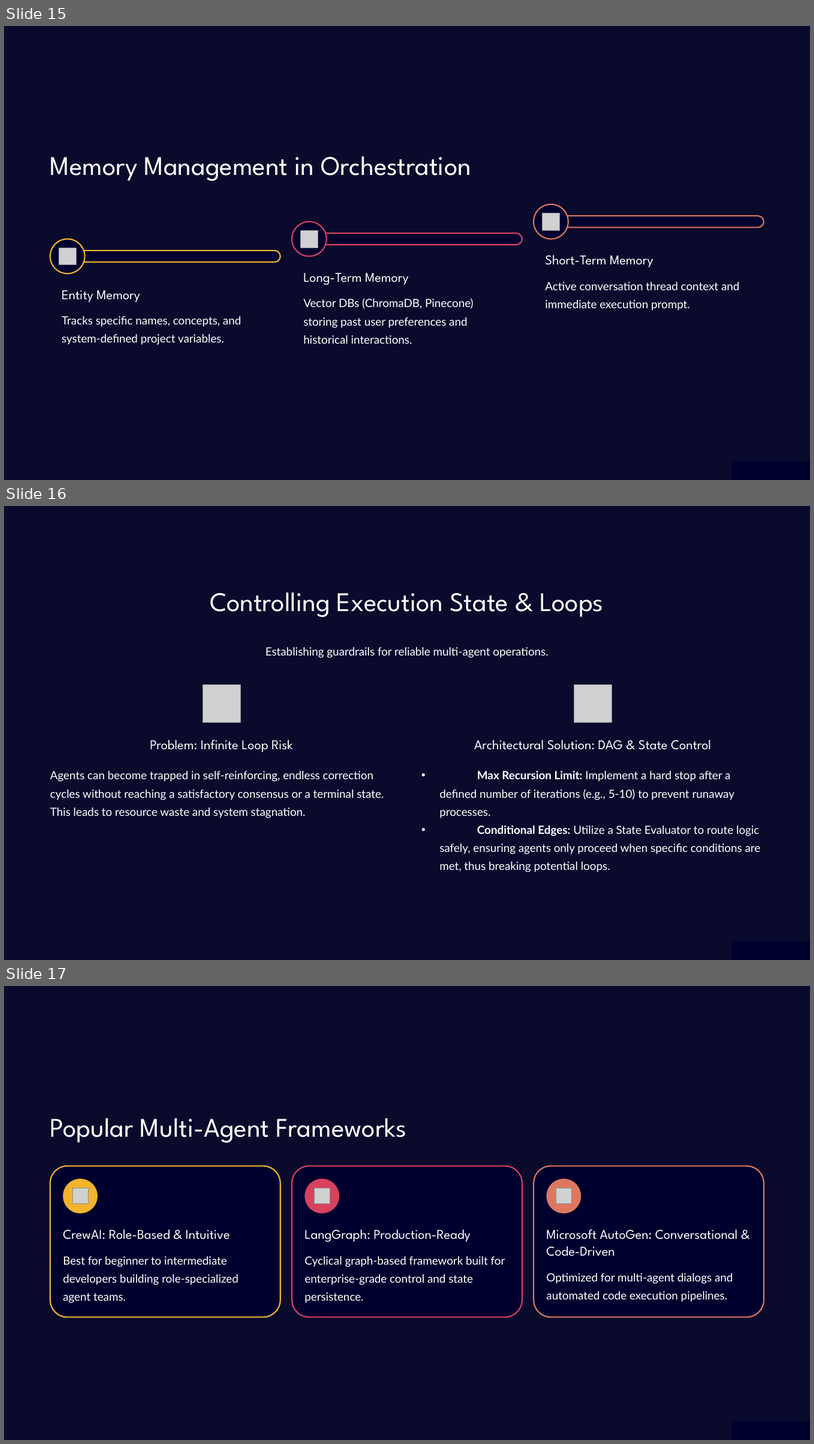
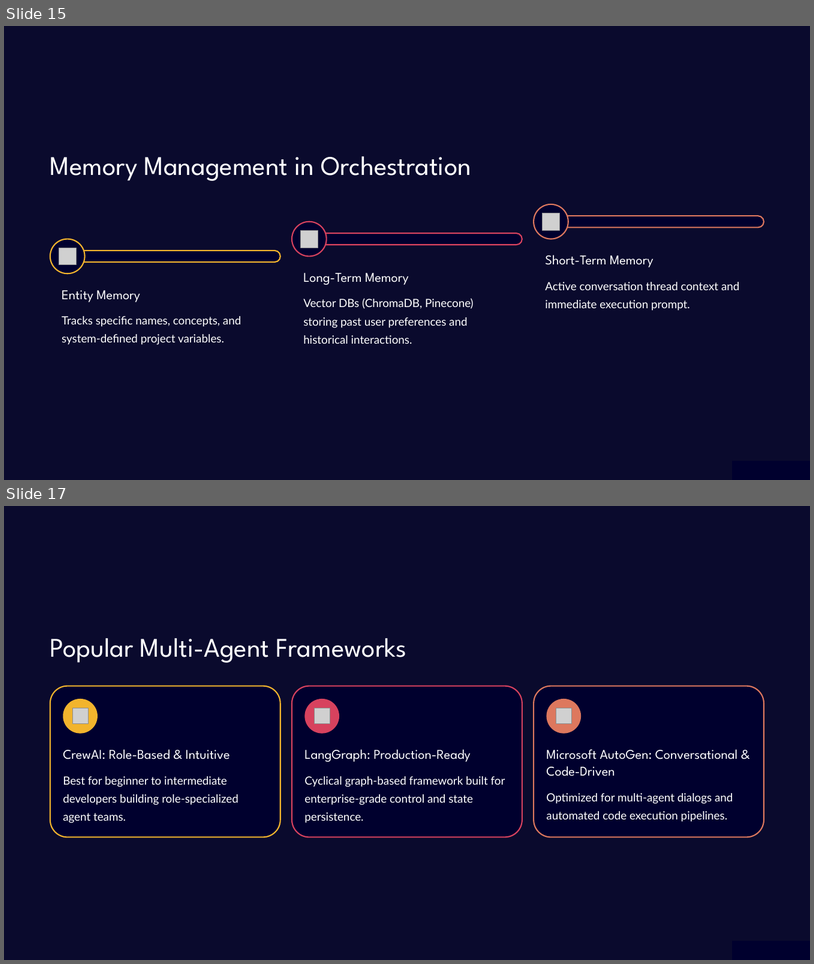
Before and after one commit to NadaNaguib/hr-screening-copilot, a slide deck: teaching/Multi-Agent-Orchestration.pptx. Shown one above the other, each under a label of ours: slides 15, 16 and 17 before the commit, slides 15 and 17 after it; the slides between them are not shown. The pictures are 814x1444 and 814x964 pixels, drawn with LibreOffice and Linux fonts; fonts in the diff are those of the drawing; grey boxes stand for pictures; background and template pictures are left out; a plain dark background stands for a picture behind light text. Boxes give left, top, right and bottom in pixels: in the first picture for what was removed or moved away, otherwise in the second. Text is boxed around its words. In the diff, an @@ line names an element or a change of style, - is before the commit and + after.

Commit message:
docs(all): align repository documentation and teaching pack with CVera architecture
- Update presentation slides in teaching/ to match 4-stage pipeline
- Refine LangGraph typed state snippets and clean up slide copy
- Sync documentation files with repository requirements

Closes #16

```diff
--- a/teaching/Multi-Agent-Orchestration.pptx
+++ b/teaching/Multi-Agent-Orchestration.pptx
@@ slide 16 removed at (x1=4, y1=506, x2=810, y2=960), background picture (left out); not listed: 1 template element that a slide beside it also shows @@
@@ text removed at (x1=210, y1=592, x2=604, y2=617) @@
-Controlling Execution State & Loops
@@ text removed at (x1=266, y1=647, x2=548, y2=658) @@
-Establishing guardrails for reliable multi-agent operations.
@@ picture removed at (x1=203, y1=684, x2=241, y2=723) @@
@@ picture removed at (x1=575, y1=684, x2=612, y2=723) @@
@@ text removed at (x1=150, y1=739, x2=293, y2=752) @@
-Problem: Infinite Loop Risk
@@ text removed at (x1=474, y1=739, x2=711, y2=750) @@
-Architectural Solution: DAG & State Control
@@ text removed at (x1=50, y1=771, x2=384, y2=818) @@
-Agents can become trapped in self-reinforcing, endless correction cycles without reaching a satisfactory consensus or a terminal state. This leads to resource waste and system stagnation.
@@ text removed at (x1=440, y1=771, x2=761, y2=872) @@
-• Max Recursion Limit: Implement a hard stop after a defined number of iterations (e.g., 5-10) to prevent runaway processes.
-• Conditional Edges: Utilize a State Evaluator to route logic safely, ensuring agents only proceed when specific conditions are met, thus breaking potential loops.
@@ rectangle removed at (x1=733, y1=940, x2=810, y2=960) @@
```
Also in this commit, not shown: 1 slide changed, 4 slides added, 4 other slides removed, 1 other file.
